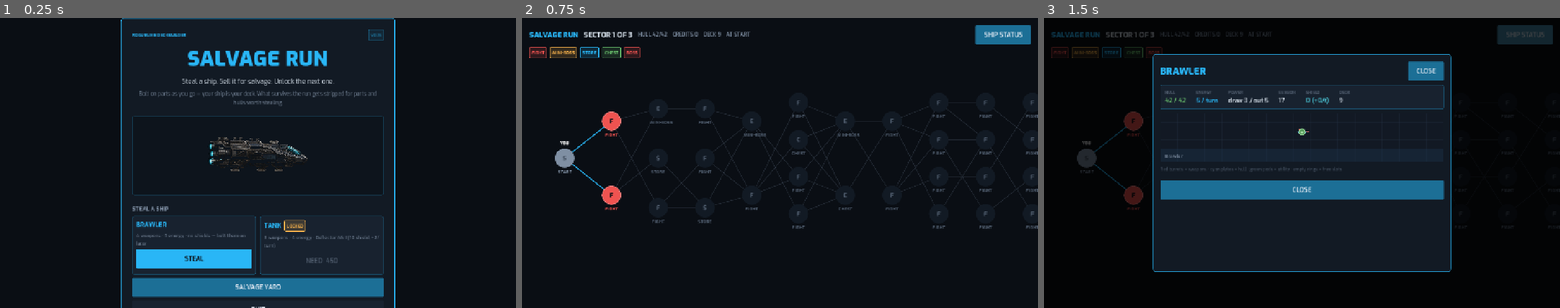
Above: before the commit, frames 1-3 (left to right).
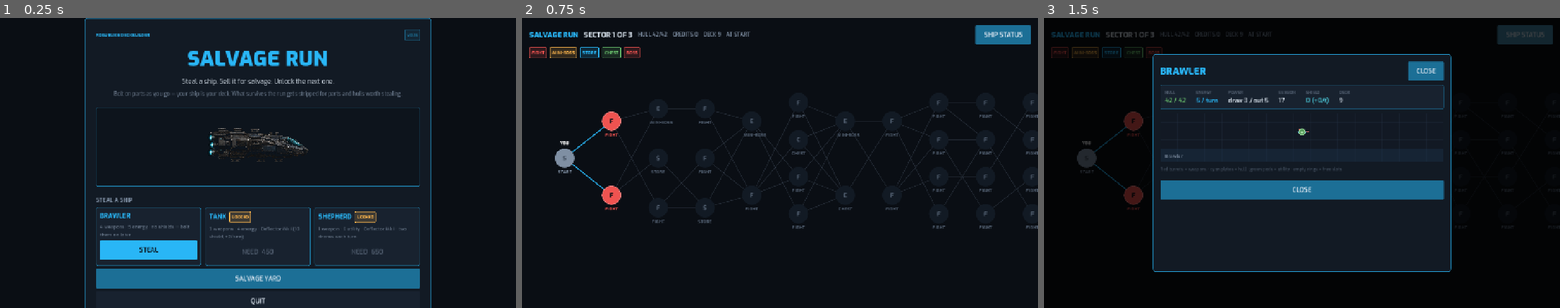
Above: after the commit, the same moments.

Repository: thegliffy/salvage-run
Game: Godot game, scene res://scenes/title.tscn
Two runs of this game, one before a commit and one after it. Both use one fixed random seed, a clock stepped at 60 frames per second and the inputs below.
Inputs:
- Up to frame 1 (0.25 s): no input
- Up to frame 2 (0.75 s): click "STEAL" at 0.5 s
- Up to frame 3 (1.5 s): click "SHIP STATUS" at 1.25 s

The runs differ from the first frame. In frame 1, 14% of the frame differs, in the area x 16-84%, y 0-100%; in frame 2, nothing differs; in frame 3, nothing differs.

Commit message:
Add unlockable Shepherd hull with a two-drone wing
1 weapon / 6 utility, Deflector shields, and a Drone Launcher. Drones tick
at the start of your turn; protocol cards set Attack, Repair, or Screen.

Co-authored-by: thegliffy <thegliffy@users.noreply.github.com>

Diff:
--- a/content/cards.json
+++ b/content/cards.json
@@ -1150,5 +1150,77 @@
       ]
     },
     "icon": "violet_p_02.png"
+  },
+  "drone_attack": {
+    "name": "Attack Pattern",
+    "kind": "tech",
+    "rarity": "starter",
+    "cost": 1,
+    "target": "none",
+    "text": "Both drones Attack. Each deals 2 damage to a random enemy system at the start of your turn.",
+    "effects": [
+      {
+        "op": "set_drone_mode",
+        "mode": "attack"
+      }
+    ],
+    "upgrade": {
+      "text": "Both drones Attack. Each deals 2 damage to a random enemy system at the start of your turn.",
+      "effects": [
+        {
+          "op": "set_drone_mode",
+          "mode": "attack"
+        }
+      ]
+    },
+    "icon": "blue_b_03.png"
+  },
+  "drone_repair": {
+    "name": "Repair Pattern",
+    "kind": "tech",
+    "rarity": "starter",
+    "cost": 1,
+    "target": "none",
+    "text": "Both drones Repair. Each repairs 2 hull at the start of your turn.",
+    "effects": [
+      {
+        "op": "set_drone_mode",
+        "mode": "repair"
+      }
+    ],
+    "upgrade": {
+      "text": "Both drones Repair. Each repairs 2 hull at the start of your turn.",
+      "effects": [
+        {
+          "op": "set_drone_mode",
+          "mode": "repair"
+        }
+      ]
+    },
+    "icon": "blue_b_05.png"
+  },
+  "drone_screen": {
+    "name": "Screen Pattern",
+    "kind": "tech",
+    "rarity": "starter",
+    "cost": 1,
+    "target": "none",
+    "text": "Both drones Screen. Each gains 2 shield at the start of your turn.",
+    "effects": [
+      {
+        "op": "set_drone_mode",
+        "mode": "shield"
+      }
+    ],
+    "upgrade": {
+      "text": "Both drones Screen. Each gains 2 shield at the start of your turn.",
+      "effects": [
+        {
+          "op": "set_drone_mode",
+          "mode": "shield"
+        }
+      ]
+    },
+    "icon": "blue_b_01.png"
   }
 }
--- a/content/parts.json
+++ b/content/parts.json
@@ -380,5 +380,26 @@
     },
     "slot": "weapon",
     "power_gen": 0
+  },
+  "drone_launcher": {
+    "name": "Drone Launcher",
+    "system": "drones",
+    "tier": 1,
+    "flavor": "Two small hulls that never ask why. You just tell them what to be.",
+    "integrity": 6,
+    "power_draw": 1,
+    "mass": 2,
+    "stats": {
+      "drone_slots": 2
+    },
+    "grants": [
+      "drone_attack",
+      "drone_repair",
+      "drone_screen"
+    ],
+    "base_value": 70,
+    "unlock_cost": 0,
+    "slot": "utility",
+    "power_gen": 0
   }
 }
--- a/src/combat/combat_controller.gd
+++ b/src/combat/combat_controller.gd
@@ -20,6 +20,14 @@
 var pending_credits: int = 0
 var events: Array[Dictionary] = []
 
+## Drone wing: each filled slot ticks once at the start of your turn, after
+## shield regen. Standing order defaults to Attack; protocol cards change it.
+const DRONE_ATTACK := 2
+const DRONE_REPAIR := 2
+const DRONE_SHIELD := 2
+var drone_slots: int = 0
+var drone_mode: StringName = &"attack"
+
 # Link back to the run so subsystem destruction can wear down real parts.
 var loadout: ShipLoadout = null
 
@@ -36,6 +44,8 @@
 	phase = Phase.SETUP
 	turn = 0
 	pending_credits = int(enemy_def.reward.get("credits", 0))
+	drone_slots = profile.drone_slots
+	drone_mode = &"attack"
 	events.clear()
 	EventBus.combat_started.emit(self)
 	brain.choose_intent()
@@ -51,6 +61,7 @@
 	# Overshield expires at the start of your turn, then regen fills toward cap.
 	player.clear_overshield()
 	player.shield = mini(player.max_shield, player.shield + player.effective_shield_regen())
+	_tick_drones()
 	deck.draw(player.draw_per_turn)
 	EventBus.energy_changed.emit(player.energy, player.max_energy)
 	EventBus.turn_began.emit(&"player")
@@ -83,6 +94,32 @@
 
 	_check_end()
 	return ""
+
+## Drones fire at the start of your turn, after shield regen / overshield drop.
+## Offline `drones` subsystem silences the wing for the turn (soft control).
+func _tick_drones() -> void:
+	if drone_slots <= 0 or phase == Phase.DONE:
+		return
+	var ds: ShipSystem = player.system(&"drones")
+	if ds != null and not ds.is_active():
+		log_event({"type": "offline", "target": "Drones"})
+		return
+	var op: Dictionary
+	match drone_mode:
+		&"repair":
+			op = {"op": "repair_hull", "amount": DRONE_REPAIR}
+		&"shield":
+			op = {"op": "shield", "amount": DRONE_SHIELD}
+		_:
+			op = {"op": "damage_system", "amount": DRONE_ATTACK, "homing": true}
+	for i in drone_slots:
+		if phase == Phase.DONE:
+			return
+		resolver.run([op], {
+			"source": player, "opponent": enemy, "target_system": &"",
+		})
+	log_event({"type": "drones", "mode": String(drone_mode), "count": drone_slots})
+	_check_end()
 
 func end_player_turn() -> void:
 	if phase != Phase.PLAYER:
--- a/src/combat/effect_resolver.gd
+++ b/src/combat/effect_resolver.gd
@@ -106,6 +106,11 @@
 		"credits":
 			combat.pending_credits += amount
 			_emit({"type": "credits", "amount": amount})
+		"set_drone_mode":
+			var mode := StringName(op.get("mode", "attack"))
+			combat.drone_mode = mode
+			_emit({"type": "drone_mode", "mode": String(mode),
+				"count": combat.drone_slots})
 		_:
 			push_warning("[EffectResolver] unknown op '%s'" % kind)
 
--- a/src/meta/starter_ships.gd
+++ b/src/meta/starter_ships.gd
@@ -43,6 +43,25 @@
 	_install(g, &"ion_thrusters")
 	return g
 
+## One weapon, extra utility bays, Deflector shields, and a two-drone wing.
+## Drones tick at the start of your turn (after shield regen).
+static func shepherd() -> ShipLoadout:
+	var g := ShipLoadout.new("Shepherd")
+	g.capacity = {
+		ShipLoadout.SLOT_WEAPON: 1,
+		ShipLoadout.SLOT_HULL: 3,
+		ShipLoadout.SLOT_UTILITY: 6,
+	}
+	g.base_hull = 30
+	g.base_power = 4
+	g.base_draw = 5
+	g.base_shield = 0
+	g.base_shield_regen = 0
+	_install(g, &"burst_laser")
+	_install(g, &"deflector_mk1")
+	_install(g, &"drone_launcher")
+	return g
+
 ## Back-compat alias used by older call sites / saves.
 static func salvager() -> ShipLoadout:
 	return brawler()
@@ -51,6 +70,8 @@
 	match id:
 		&"tank":
 			return tank()
+		&"shepherd":
+			return shepherd()
 		_:
 			return brawler()
 
@@ -69,6 +90,12 @@
 			"name": "Tank",
 			"blurb": "3 weapons · 4 energy · Deflector Mk I (10 shield, +2/turn)",
 			"unlock_cost": 450,
+		},
+		{
+			"id": &"shepherd",
+			"name": "Shepherd",
+			"blurb": "1 weapon · 6 utility · Deflector Mk I · two drones each turn",
+			"unlock_cost": 650,
 		},
 	]
 
--- a/src/ship/ship_loadout.gd
+++ b/src/ship/ship_loadout.gd
@@ -156,6 +156,7 @@
 		prof.evasion += int(d.stats.get("evasion", 0))
 		prof.draw_per_turn += int(d.stats.get("draw", 0))
 		prof.system_regen += int(d.stats.get("system_regen", 0))
+		prof.drone_slots += int(d.stats.get("drone_slots", 0))
 
 		if not systems_acc.has(d.system):
 			systems_acc[d.system] = {
--- a/src/ship/ship_profile.gd
+++ b/src/ship/ship_profile.gd
@@ -17,6 +17,8 @@
 var draw_per_turn: int = 5
 ## Player subsystem auto-repair. Zero unless a rare improvement grants it.
 var system_regen: int = 0
+## Filled drone bays. Each ticks once at the start of the player's turn.
+var drone_slots: int = 0
 var systems: Array = []             # [{id, name, integrity, part_uids}]
 var deck: Array[StringName] = []    # card ids
 var warnings: Array[String] = []    # e.g. "power deficit", surfaced in shipyard
--- a/src/ui/combat_screen.gd
+++ b/src/ui/combat_screen.gd
@@ -431,6 +431,8 @@
 	# is just clutter, so this line carries the regen rate only.
 	var stats := "evasion %d  ·  shield +%d/t  ·  power %d/%d  ·  deck %d" % [
 		prof.evasion, prof.shield_regen, bud["draw"], bud["output"], prof.deck.size()]
+	if combat.drone_slots > 0:
+		stats += "  ·  drones ×%d %s" % [combat.drone_slots, String(combat.drone_mode).to_upper()]
 	_ship_stats.text = stats
 	_ship_stats.add_theme_color_override("font_color", UITheme.TEXT_FAINT)
 	var deficit_n := int(bud["deficit"])
@@ -721,6 +723,13 @@
 		"suppress":
 			line = "  %s %s suppressed %d turn(s)" % [event["target"], event["system"], event["turns"]]
 			colour = UITheme.WARN
+		"drones":
+			line = "  Drones ×%d %s" % [int(event.get("count", 0)),
+				String(event.get("mode", "attack")).to_upper()]
+			colour = UITheme.ACCENT
+		"drone_mode":
+			line = "  Drone wing set to %s" % String(event.get("mode", "")).to_upper()
+			colour = UITheme.ACCENT
 	if line != "":
 		_log_line(line, colour)
 
--- a/src/ui/title_screen.gd
+++ b/src/ui/title_screen.gd
@@ -14,7 +14,7 @@
 	var card := PanelContainer.new()
 	card.add_theme_stylebox_override("panel",
 		UITheme.panel(UITheme.PANEL, UITheme.ACCENT, 1, 6, 28))
-	card.custom_minimum_size.x = 680
+	card.custom_minimum_size.x = 860
 	centre.add_child(card)
 
 	var col := VBoxContainer.new()
--- a/tests/headless.gd
+++ b/tests/headless.gd
@@ -73,6 +73,7 @@
 	_test_map()
 	_test_card_balance()
 	_test_sectors()
+	_test_drones()
 	print("\n%d passed, %d failed\n" % [_passed, _failed])
 	return 1 if _failed > 0 else 0
 
@@ -151,6 +152,19 @@
 	_check("tank starts with the Deflector Mk I", tank.has_system(&"shields"))
 	_eq("tank still starts with three parts", tank_ship.parts.size(), 3)
 	_check("tank stays in its power budget", tank.warnings.is_empty(), str(tank.warnings))
+
+	var shep_ship := StarterShips.shepherd()
+	var shep := shep_ship.compile()
+	_eq("shepherd name", shep.display_name, "Shepherd")
+	_eq("shepherd has one weapon slot", shep_ship.slot_capacity(ShipLoadout.SLOT_WEAPON), 1)
+	_eq("shepherd has extra utility slots", shep_ship.slot_capacity(ShipLoadout.SLOT_UTILITY), 6)
+	_eq("shepherd keeps three hull slots", shep_ship.slot_capacity(ShipLoadout.SLOT_HULL), 3)
+	_eq("shepherd starts with three parts", shep_ship.parts.size(), 3)
+	_eq("shepherd has two drone slots", shep.drone_slots, 2)
+	_eq("shepherd deflector is 10 shield", shep.max_shield, 10)
+	_check("shepherd starts with the Drone Launcher", shep.has_system(&"drones"))
+	_check("shepherd stays in its power budget", shep.warnings.is_empty(), str(shep.warnings))
+	_eq("shepherd deck is 3 parts x 3 cards", shep.deck.size(), 9)
 
 	# Wrecked parts contribute nothing.
 	var before := prof.deck.size()
@@ -780,9 +794,11 @@
 	_check("starters unlocked", meta.unlocked.size() > 0)
 	_check("brawler starts unlocked", meta.is_ship_unlocked(&"brawler"))
 	_check("tank starts locked", not meta.is_ship_unlocked(&"tank"))
+	_check("shepherd starts locked", not meta.is_ship_unlocked(&"shepherd"))
 	_check("tank is the cheapest ship unlock", meta.unlockable_ships().size() >= 1
 		and meta.unlockable_ships()[0]["id"] == &"tank")
 	_eq("tank unlock cost", StarterShips.unlock_cost(&"tank"), 450)
+	_eq("shepherd unlock cost", StarterShips.unlock_cost(&"shepherd"), 650)
 	var dearest_part := 0
 	for p in meta.unlockable():
 		dearest_part = maxi(dearest_part, p.unlock_cost)
@@ -795,6 +811,11 @@
 	_eq("tank unlock spends salvage", meta.salvage, 0)
 	_check("tank now unlocked", meta.is_ship_unlocked(&"tank"))
 	_check("cannot unlock tank twice", not meta.unlock_ship(&"tank"))
+	_check("shepherd still locked after tank", not meta.is_ship_unlocked(&"shepherd"))
+	meta.salvage = StarterShips.unlock_cost(&"shepherd")
+	_check("shepherd unlock succeeds when affordable", meta.unlock_ship(&"shepherd"))
+	_eq("shepherd unlock spends salvage", meta.salvage, 0)
+	_check("shepherd now unlocked", meta.is_ship_unlocked(&"shepherd"))
 
 	_check("locked parts exist to buy", meta.unlockable().size() > 0)
 
@@ -812,6 +833,7 @@
 	meta2.from_dict(d)
 	_check("save round-trip keeps unlocks", meta2.is_unlocked(target.id))
 	_check("save round-trip keeps ship unlocks", meta2.is_ship_unlocked(&"tank"))
+	_check("save round-trip keeps shepherd unlock", meta2.is_ship_unlocked(&"shepherd"))
 	_eq("save round-trip keeps salvage", meta2.salvage, meta.salvage)
 
 	# Old saves without unlocked_ships still get free starters.
@@ -819,6 +841,7 @@
 	meta3.from_dict({"salvage": 0, "unlocked": []})
 	_check("legacy save still unlocks brawler", meta3.is_ship_unlocked(&"brawler"))
 	_check("legacy save keeps tank locked", not meta3.is_ship_unlocked(&"tank"))
+	_check("legacy save keeps shepherd locked", not meta3.is_ship_unlocked(&"shepherd"))
 
 func _test_map() -> void:
 	print("map")
@@ -1001,6 +1024,47 @@
 			saw_scout_combat = true
 	_check("sector 3 regulars include raiders", saw_raider)
 	_check("sector 3 regulars are not scouts", not saw_scout_combat)
+
+func _test_drones() -> void:
+	print("drones")
+	Rng.seed_run(21)
+	var ship := StarterShips.shepherd()
+	var c := CombatController.new()
+	c.setup(ship.compile(), Database.enemy(&"scout_drone"), ship)
+	_eq("combat copied two drone slots", c.drone_slots, 2)
+	_eq("drones default to attack", c.drone_mode, &"attack")
+	var total := 0
+	for sid in c.enemy.systems:
+		total += c.enemy.systems[sid].integrity
+	# 2 drones × 2 homing damage on turn 1, before the player plays.
+	_eq("attack drones chip 4 integrity on turn start", total, 6)
+
+	var proto := CardInstance.create(Database.card(&"drone_repair"))
+	c.deck.hand.append(proto)
+	c.player.energy = 9
+	_eq("repair pattern plays", c.play_card(proto), "")
+	_eq("wing switches to repair", c.drone_mode, &"repair")
+
+	var screen := CardInstance.create(Database.card(&"drone_screen"))
+	c.deck.hand.append(screen)
+	_eq("screen pattern plays", c.play_card(screen), "")
+	_eq("wing switches to screen", c.drone_mode, &"shield")
+
+	# Offline drones subsystem silences the wing.
+	c.drone_mode = &"attack"
+	var ds: ShipSystem = c.player.system(&"drones")
+	_check("shepherd has a drones subsystem", ds != null)
+	ds.take_damage(ds.max_integrity)
+	var hull_before: int = c.enemy.hull
+	var sys_before := 0
+	for sid2 in c.enemy.systems:
+		sys_before += c.enemy.systems[sid2].integrity
+	c._tick_drones()
+	var sys_after := 0
+	for sid3 in c.enemy.systems:
+		sys_after += c.enemy.systems[sid3].integrity
+	_eq("offline drones deal no hull", c.enemy.hull, hull_before)
+	_eq("offline drones deal no system damage", sys_after, sys_before)
 
 # --- Balance simulator -------------------------------------------------------
 
@@ -1326,6 +1390,9 @@
 				score -= amount * W_SELF_HARM
 			"credits":
 				score += amount * W_CREDITS
+			"set_drone_mode":
+				# Standing order is already Attack; switching is a small tempo play.
+				score += 1.5
 	return score
 
 func _worst_own_system(c: CombatController) -> StringName:
Not shown, changed: README.md
Not shown, changed: docs/DESIGN.md
Not shown, changed: docs/DEVLOG.md
Not shown, changed: docs/ROADMAP.md
